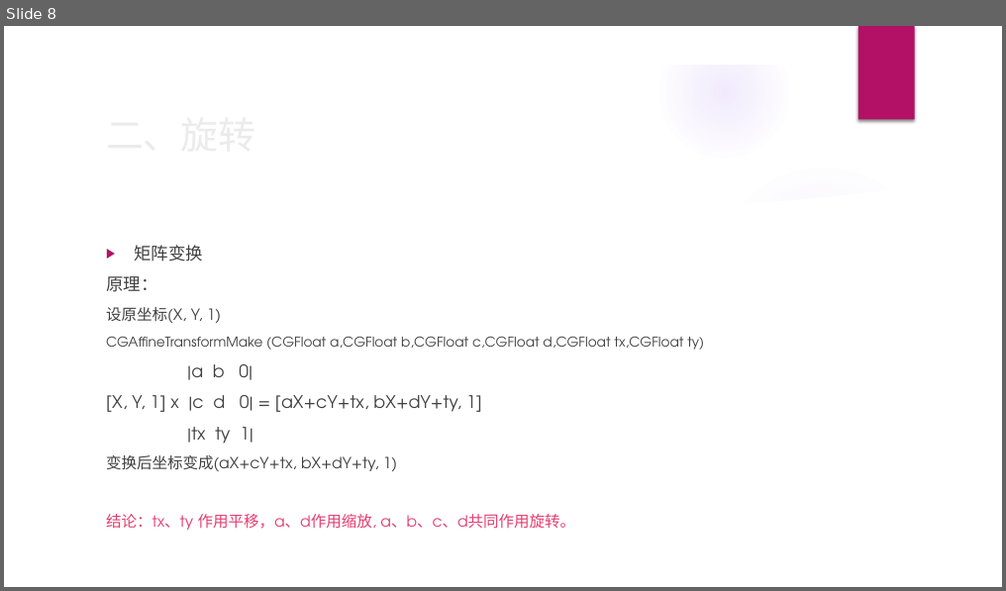
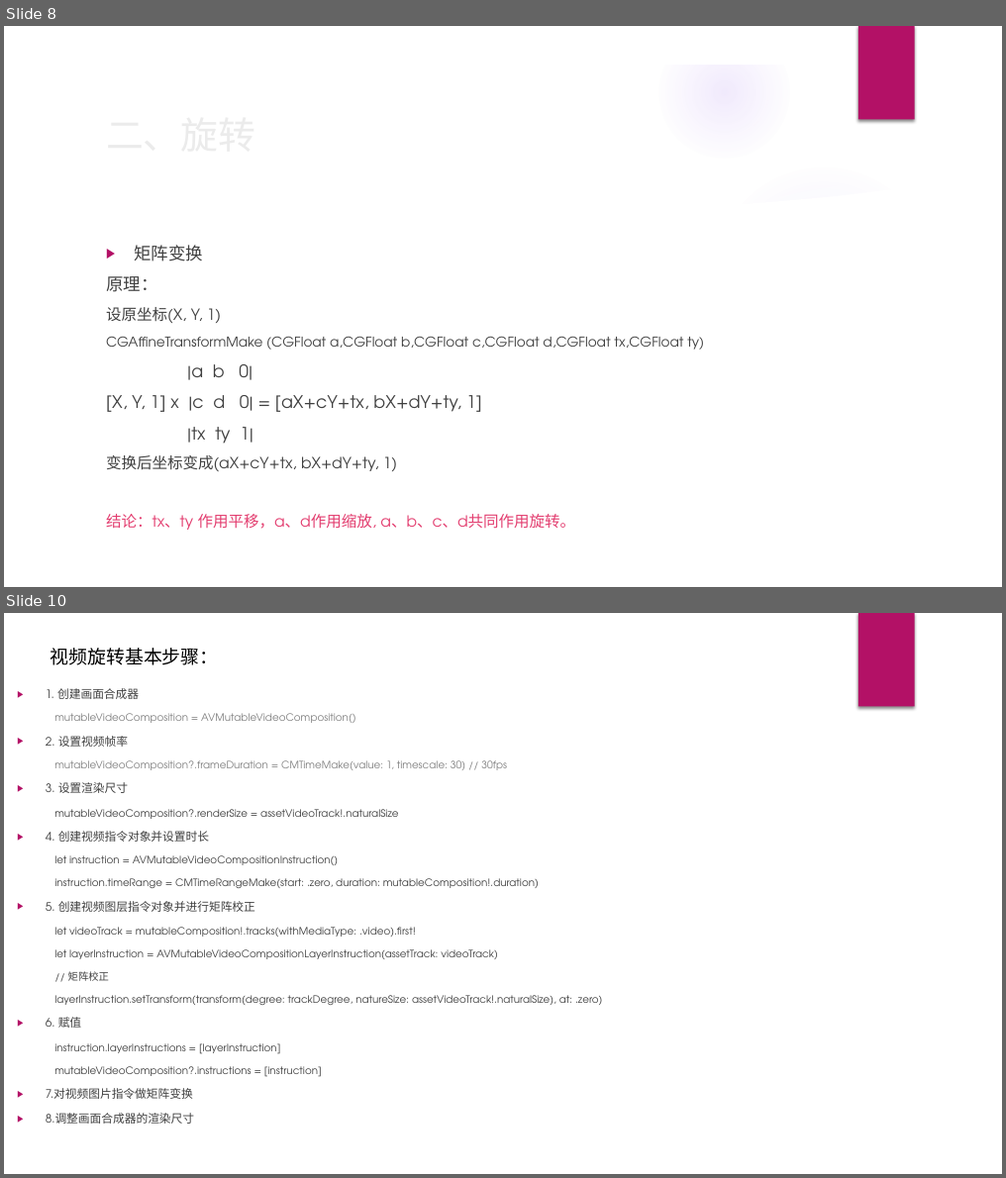
Before and after one commit to benben2019/BBVideoBox, a slide deck: AVFoundation-音视频剪辑.pptx. Shown one above the other, each under a label of ours: slide 8 before the commit, slides 8 and 10 after it; the slides between them are not shown. The pictures are 1006x591 and 1006x1178 pixels, drawn with LibreOffice and Linux fonts; fonts in the diff are those of the drawing; background and template pictures are left out. Boxes give left, top, right and bottom in pixels: in the first picture for what was removed or moved away, otherwise in the second. Text is boxed around its words. In the diff, an @@ line names an element or a change of style, - is before the commit and + after.

```diff
--- a/AVFoundation-音视频剪辑.pptx
+++ b/AVFoundation-音视频剪辑.pptx
@@ slide 10 added at [4,613,1002,1174], background #FFFFFF; not listed: 1 template element that a slide beside it also shows @@
@@ text added at [51,648,219,665], 18 pt, text #000000 @@
+视频旋转基本步骤：
@@ text added at [46,688,602,1124], 9.8 pt, text #404040 @@
+▶ 1. 创建画面合成器
+mutableVideoComposition = AVMutableVideoComposition()
+▶ 2. 设置视频帧率
+mutableVideoComposition?.frameDuration = CMTimeMake(value: 1, timescale: 30) // 30fps
+▶ 3. 设置渲染尺寸
+mutableVideoComposition?.renderSize = assetVideoTrack!.naturalSize
+▶ 4. 创建视频指令对象并设置时长
+  let instruction = AVMutableVideoCompositionInstruction()
+  instruction.timeRange = CMTimeRangeMake(start: .zero, duration: mutableComposition!.duration)
+▶ 5. 创建视频图层指令对象并进行矩阵校正
+let videoTrack = mutableComposition!.tracks(withMediaType: .video).first!
+let layerInstruction = AVMutableVideoCompositionLayerInstruction(assetTrack: videoTrack)
+// 矩阵校正
+layerInstruction.setTransform(transform(degree: trackDegree, natureSize: assetVideoTrack!.naturalSize), at: .zero)
+▶ 6. 赋值
+instruction.layerInstructions = [layerInstruction]
+mutableVideoComposition?.instructions = [instruction]
+▶ 7.对视频图片指令做矩阵变换
+▶ 8.调整画面合成器的渲染尺寸
```
Also in this commit, not shown: 5 slides changed, 10 other slides added, 2 slides removed, 2 other files.
